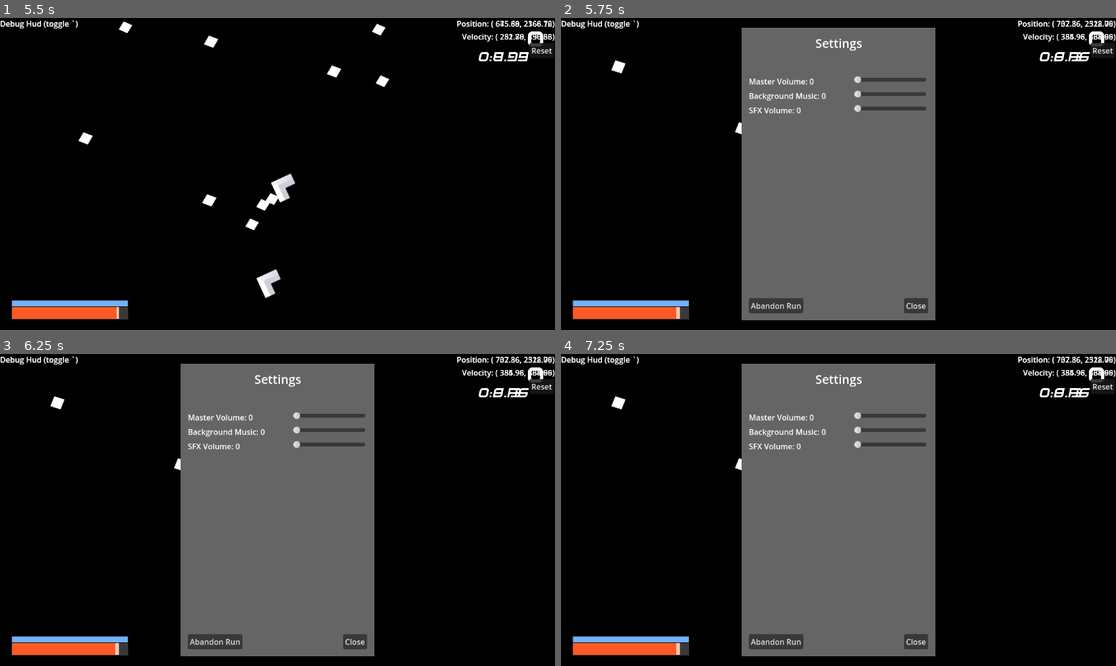
Above: before the commit, frames 1-4 (two rows, left to right).
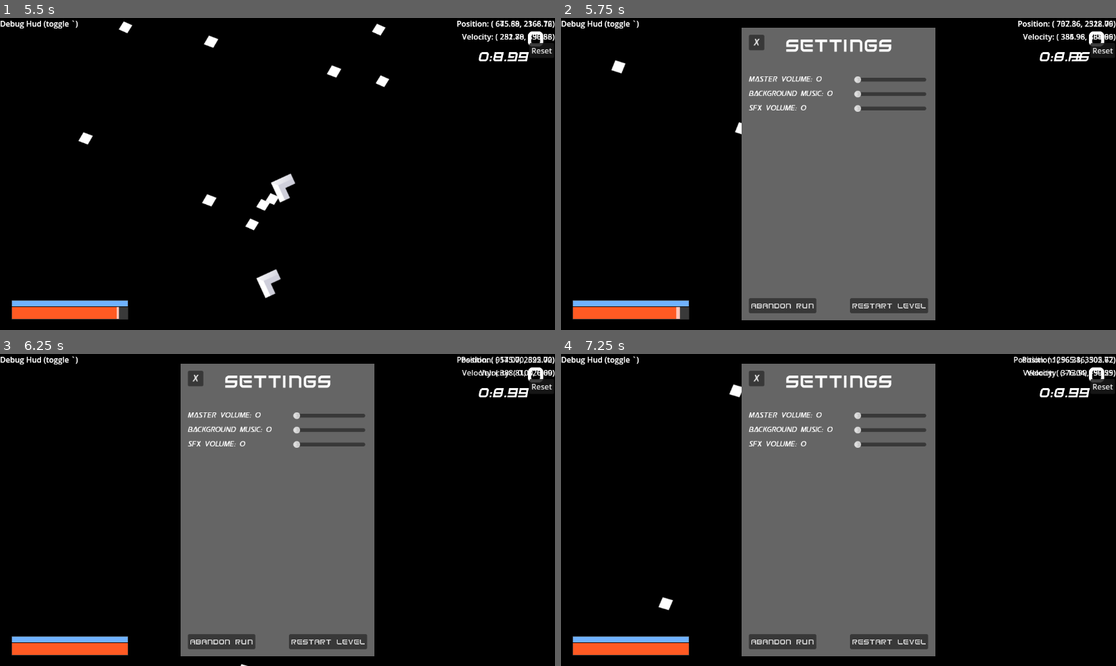
Above: after the commit, the same moments.

Repository: SpaceDemonMars/Spaceship-Slinger
Game: Godot game, scene res://Scenes/game_manager.tscn
Two runs of this game, one before a commit and one after it. Both use one fixed random seed, a clock stepped at 60 frames per second and the inputs below. This scene is started directly instead of the project's main scene.
Inputs (mouse positions are in pixels of both pictures, inside the frame that each line leads up to):
- Up to frame 1 (5.5 s): click "Play" at 0.5 s; click "Play" at 1.25 s; hold Down (ThrustBackwards) 2.03-3.53 s; hold Left (Left) 3.53-5.03 s; hold Down (ThrustBackwards) from 5.03 s (still down)
- Up to frame 2 (5.75 s): keep holding Down (ThrustBackwards); tap Escape (Settings) at 5.65 s
- Up to frame 3 (6.25 s): release Down (ThrustBackwards) at 5.75 s; click (327, 641) at 5.75 s, where only the run after the commit has a clickable "Restart Level"
- Up to frame 4 (7.25 s): hold Right (Right) from 6.53 s (still down)

Frame 1 is identical in both runs. In frame 2, 1.9% of the frame differs, in the area x 33-66%, y 5-95%; in frame 3, 2.4%; in frame 4, 2.7%, in the area x 9-100%, y 0-97%.

Commit message:
Restart Level

Diff:
--- a/starship-slinger/Scenes/settings_menu.tscn
+++ b/starship-slinger/Scenes/settings_menu.tscn
@@ -1,6 +1,8 @@
-[gd_scene load_steps=2 format=3 uid="uid://bp82ej1c8ldrj"]
+[gd_scene load_steps=4 format=3 uid="uid://bp82ej1c8ldrj"]
 
 [ext_resource type="Script" uid="uid://dpebjixp43ubt" path="res://Scripts/settings.gd" id="1_icv2g"]
+[ext_resource type="FontFile" uid="uid://cdeayi78jcwd1" path="res://Fonts/space-frigate-font/SpaceFrigate-KVdW.ttf" id="2_7y5a0"]
+[ext_resource type="FontFile" uid="uid://bh6gp3eaf2n87" path="res://Fonts/snail-mail-ldo-font/SnailMailLdo-Wyav.ttf" id="3_h2y1r"]
 
 [node name="SettingsMenuRoot" type="CanvasLayer"]
 process_mode = 2
@@ -27,7 +29,8 @@
 offset_right = 48.5
 offset_bottom = 50.0
 grow_horizontal = 2
-theme_override_font_sizes/font_size = 25
+theme_override_fonts/font = ExtResource("2_7y5a0")
+theme_override_font_sizes/font_size = 40
 text = "Settings"
 
 [node name="MasterVolume" type="Control" parent="ColorRect"]
@@ -48,6 +51,7 @@
 layout_mode = 1
 offset_right = 135.0
 offset_bottom = 23.0
+theme_override_fonts/font = ExtResource("3_h2y1r")
 text = "Master Volume: 0"
 
 [node name="HSlider" type="HSlider" parent="ColorRect/MasterVolume"]
@@ -77,6 +81,7 @@
 layout_mode = 1
 offset_right = 160.0
 offset_bottom = 23.0
+theme_override_fonts/font = ExtResource("3_h2y1r")
 text = "Background Music: 0"
 
 [node name="HSlider" type="HSlider" parent="ColorRect/BackgroundMusic"]
@@ -107,6 +112,7 @@
 layout_mode = 1
 offset_right = 108.0
 offset_bottom = 23.0
+theme_override_fonts/font = ExtResource("3_h2y1r")
 text = "SFX Volume: 0"
 
 [node name="HSlider" type="HSlider" parent="ColorRect/SFXVolume"]
@@ -125,19 +131,14 @@
 
 [node name="Close" type="Button" parent="ColorRect"]
 layout_mode = 1
-anchors_preset = 3
-anchor_left = 1.0
-anchor_top = 1.0
-anchor_right = 1.0
-anchor_bottom = 1.0
-offset_left = -65.0
-offset_top = -46.0
-offset_right = -15.0
-offset_bottom = -15.0
-grow_horizontal = 0
-grow_vertical = 0
+offset_left = 15.0
+offset_top = 15.0
+offset_right = 47.0
+offset_bottom = 47.0
+theme_override_fonts/font = ExtResource("3_h2y1r")
+theme_override_font_sizes/font_size = 22
 action_mode = 0
-text = "Close"
+text = "x"
 
 [node name="Abandon" type="Button" parent="ColorRect"]
 layout_mode = 1
@@ -149,11 +150,29 @@
 offset_right = 128.0
 offset_bottom = -15.0
 grow_vertical = 0
+theme_override_fonts/font = ExtResource("2_7y5a0")
 action_mode = 0
 text = "Abandon Run"
+
+[node name="Restart" type="Button" parent="ColorRect"]
+layout_mode = 1
+anchors_preset = 3
+anchor_left = 1.0
+anchor_top = 1.0
+anchor_right = 1.0
+anchor_bottom = 1.0
+offset_left = -177.0
+offset_top = -46.0
+offset_right = -15.0
+offset_bottom = -15.0
+grow_horizontal = 0
+grow_vertical = 0
+theme_override_fonts/font = ExtResource("2_7y5a0")
+text = "Restart Level"
 
 [connection signal="value_changed" from="ColorRect/MasterVolume/HSlider" to="." method="_on_masterVolume_slider_value_changed"]
 [connection signal="value_changed" from="ColorRect/BackgroundMusic/HSlider" to="." method="_on_backgroundMusic_slider_value_changed"]
 [connection signal="value_changed" from="ColorRect/SFXVolume/HSlider" to="." method="_on_sfxVolume_slider_value_changed"]
 [connection signal="pressed" from="ColorRect/Close" to="." method="_on_close_pressed"]
 [connection signal="pressed" from="ColorRect/Abandon" to="." method="_on_abandon_pressed"]
+[connection signal="pressed" from="ColorRect/Restart" to="." method="_on_restart_pressed"]
--- a/starship-slinger/Scripts/m_gameManager.gd
+++ b/starship-slinger/Scripts/m_gameManager.gd
@@ -25,7 +25,9 @@
 var highScore: int = 0 #best ^ (without save/load this will always be totalScore)
 var levelScore: int = 0 # get this from active level data
 var bestScore: int = 0 #best level score
-var activeLevel
+
+var selectedLevel : PackedScene
+var activeLevel #nodes only
 var levelsFolder := "res://Levels/"
 var playLevel
 var allLevels : Array[PackedScene] = []
@@ -113,9 +115,15 @@
 func goToMainMenu():
 
 	var menu = mainMenu.instantiate() as Node
-	add_child(menu)
 	if (activeLevel): activeLevel.queue_free()
 	activeLevel = menu
+	add_child(activeLevel)
 	levelScore = 0
 	totalScore = 0
 	isInMenu = true
+
+func restartLevel():
+	var levelReload = selectedLevel.instantiate() as Node
+	if (activeLevel): activeLevel.queue_free()
+	activeLevel = levelReload
+	add_child(activeLevel)
--- a/starship-slinger/Scripts/main_menu.gd
+++ b/starship-slinger/Scripts/main_menu.gd
@@ -1,7 +1,6 @@
 extends Control
 
 
-var playScene
 @onready var settingsButton = $Settings
 @onready var playButton = $Play
 @onready var highScore = $Highscore
@@ -11,7 +10,7 @@
 	if (GameManager.highScore > 0) :
 		highScore.text = 'Highscore: ' + str(GameManager.highScore)
 	else : highScore.visible = false
-	playScene = GameManager.allLevels[0]
+	GameManager.selectedLevel = GameManager.allLevels[0]
 
 
 # Called every frame. 'delta' is the elapsed time since the previous frame.
@@ -21,7 +20,7 @@
 
 func change_scene():
 	#currently defaults to dev_testing, change this in final
-	GameManager.activeLevel = playScene.instantiate() as Node2D
+	GameManager.activeLevel = GameManager.selectedLevel.instantiate() as Node2D
 	get_parent().add_child(GameManager.activeLevel)
 	queue_free()
 
--- a/starship-slinger/Scripts/settings.gd
+++ b/starship-slinger/Scripts/settings.gd
@@ -11,7 +11,9 @@
 	setLabel($ColorRect/SFXVolume/label, 'SFX Volume', GameManager.sfxVol)
 	setSlider($ColorRect/SFXVolume/HSlider, GameManager.sfxVol)
 
-	if (GameManager.isInMenu): $ColorRect/Abandon.visible = false
+	if (GameManager.isInMenu):
+		$ColorRect/Abandon.visible = false
+		$ColorRect/Restart.visible = false
 
 
 # Called every frame. 'delta' is the elapsed time since the previous frame.
@@ -45,3 +47,6 @@
 	#end current run
 	closeSettingsMenu()
 	GameManager.playerLost(GameManager.LossCause.ABANDONED)
+func _on_restart_pressed() -> void:
+	closeSettingsMenu()
+	GameManager.restartLevel()
